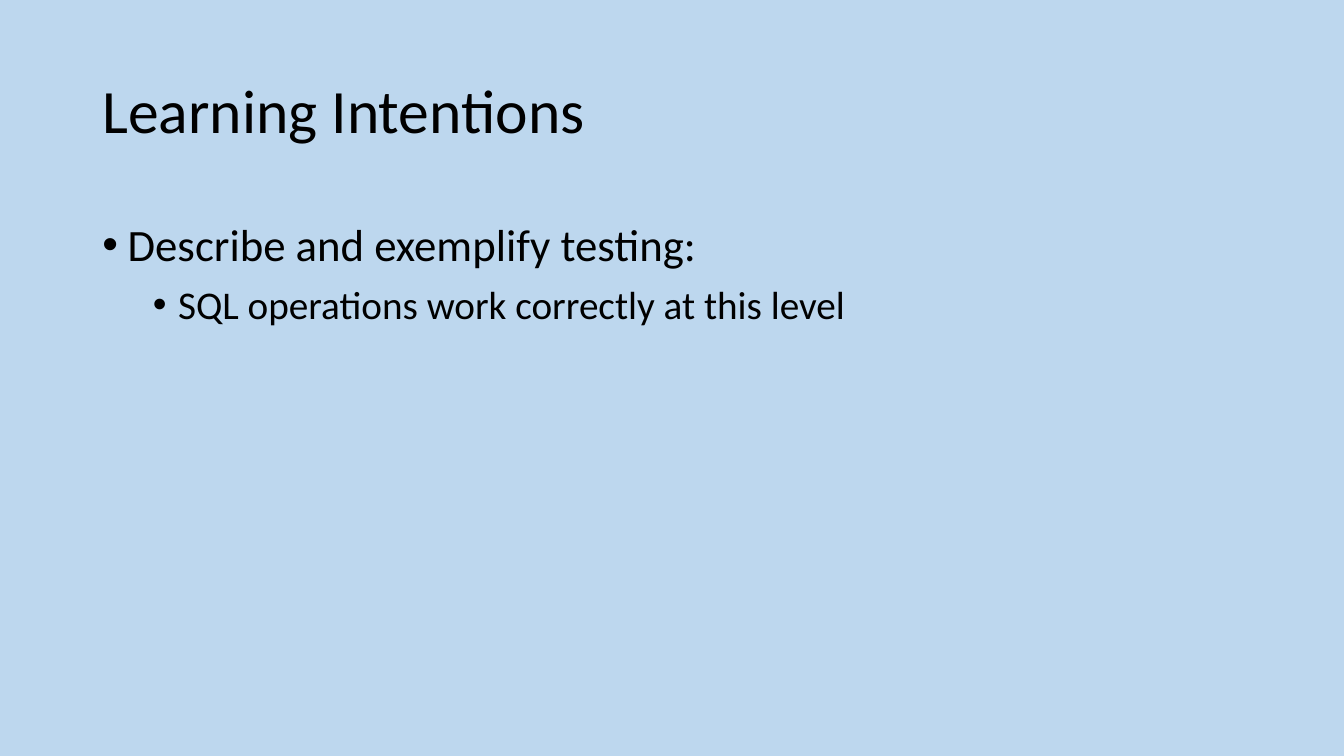
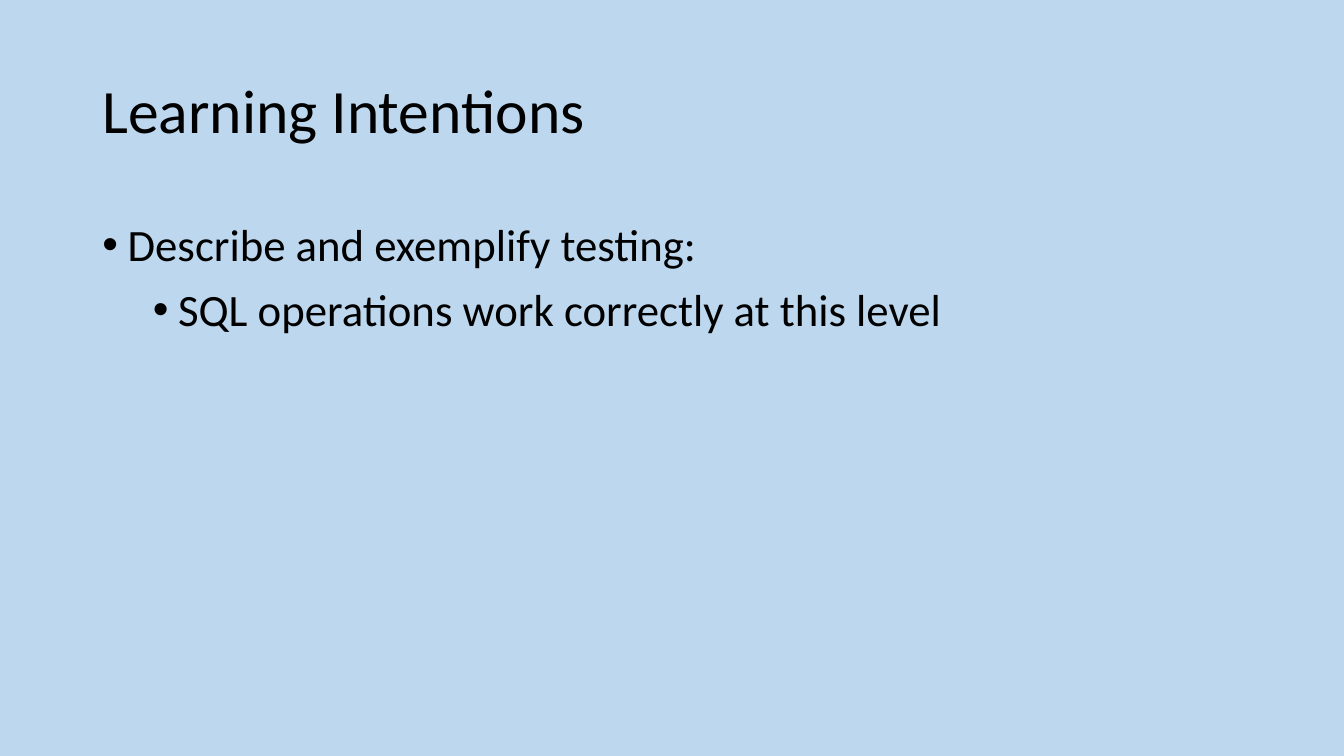
Before and after one commit to MrFriendCS/MrFriendCS.github.io, a slide deck: slide 182 of n5/ddd/N5 CS DDD Slides.pptx (slide 178 before the commit). Drawn at 1344x756 pixels with LibreOffice and Linux fonts; fonts in the diff are those of the drawing. Boxes give left, top, right and bottom in pixels: in the first picture for what was removed or moved away, otherwise in the second. Text is boxed around its words. In the diff, an @@ line names an element or a change of style, - is before the commit and + after.

```diff
--- a/n5/ddd/N5 CS DDD Slides.pptx
+++ b/n5/ddd/N5 CS DDD Slides.pptx
@@ text at (178, 295, 941, 334): size 28 to 32 pt in "SQL operations work correctly at this level" @@
```
Also in this commit, not shown: 14 other slides changed, 8 slides added, 4 other files.
